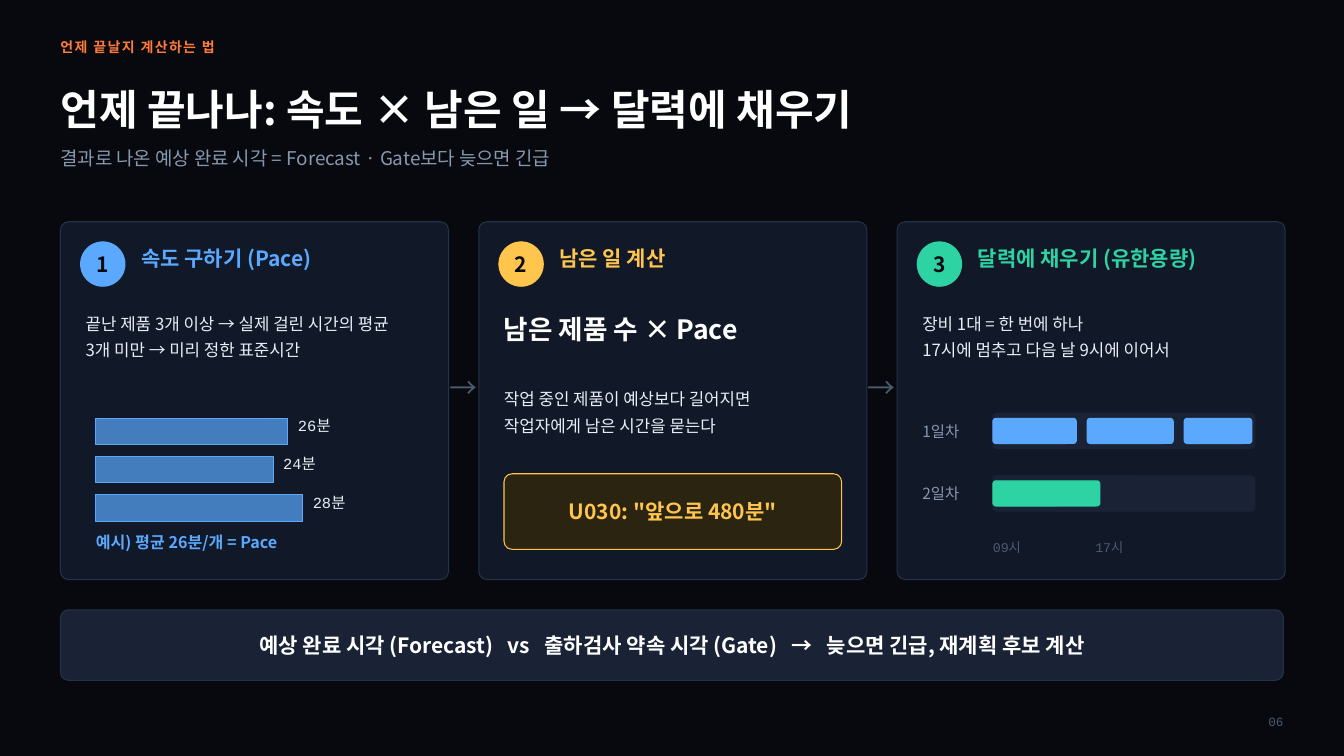
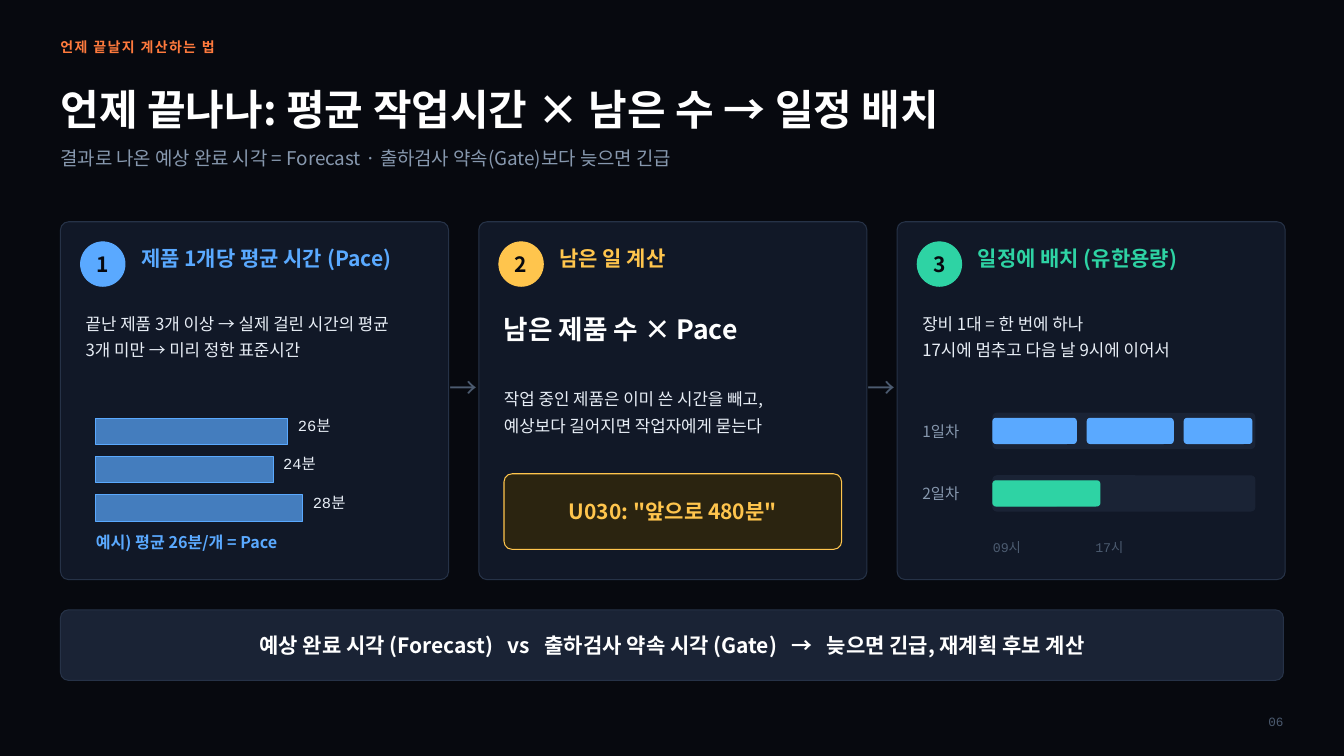
Before and after one commit to ricetablehyun/project4_manufacturing_logic, a slide deck: slide 6 of docs/final/presentation/공프4_기말발표_PPT_백업_점이동없음.pptx. Drawn at 1344x756 pixels with LibreOffice and Linux fonts; fonts in the diff are those of the drawing. Boxes give left, top, right and bottom in pixels: in the first picture for what was removed or moved away, otherwise in the second. Text is boxed around its words. In the diff, an @@ line names an element or a change of style, - is before the commit and + after.

```diff
--- a/docs/final/presentation/공프4_기말발표_PPT_백업_점이동없음.pptx
+++ b/docs/final/presentation/공프4_기말발표_PPT_백업_점이동없음.pptx
@@ text at (60,89,939,129): text changed @@
-언제 끝나나: 속도 × 남은 일 → 달력에 채우기
+언제 끝나나: 평균 작업시간 × 남은 수 → 일정 배치
@@ text at (60,149,671,169): text changed @@
-결과로 나온 예상 완료 시각 = Forecast · Gate보다 늦으면 긴급
+결과로 나온 예상 완료 시각 = Forecast · 출하검사 약속(Gate)보다 늦으면 긴급
@@ text at (141,248,391,270): text changed @@
-속도 구하기 (Pace)
+제품 1개당 평균 시간 (Pace)
@@ text at (978,248,1177,270): text changed @@
-달력에 채우기 (유한용량)
+일정에 배치 (유한용량)
@@ text at (504,391,763,434): text changed @@
-작업 중인 제품이 예상보다 길어지면
-작업자에게 남은 시간을 묻는다
+작업 중인 제품은 이미 쓴 시간을 빼고,
+예상보다 길어지면 작업자에게 묻는다
```
Also in this commit, not shown: 21 other slides changed, 10 other files.
